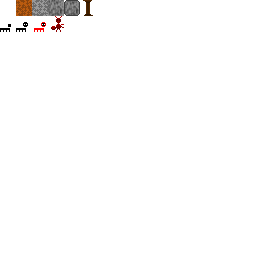
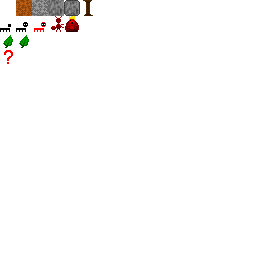
The second 256 x 256 image is a revision of the first. Changes to its layers:
painted on "Background" over [3, 16, 79, 64]
